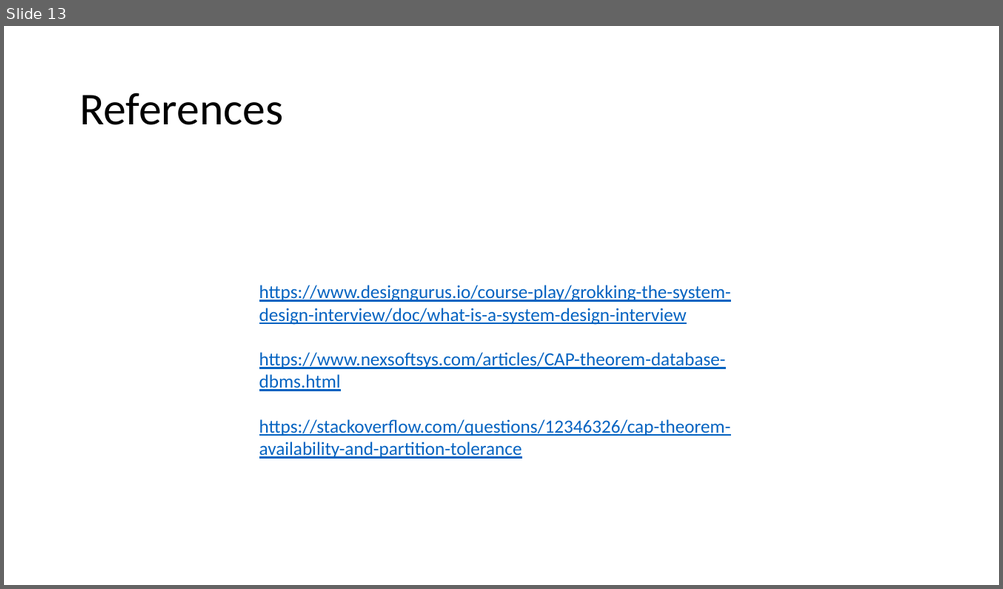
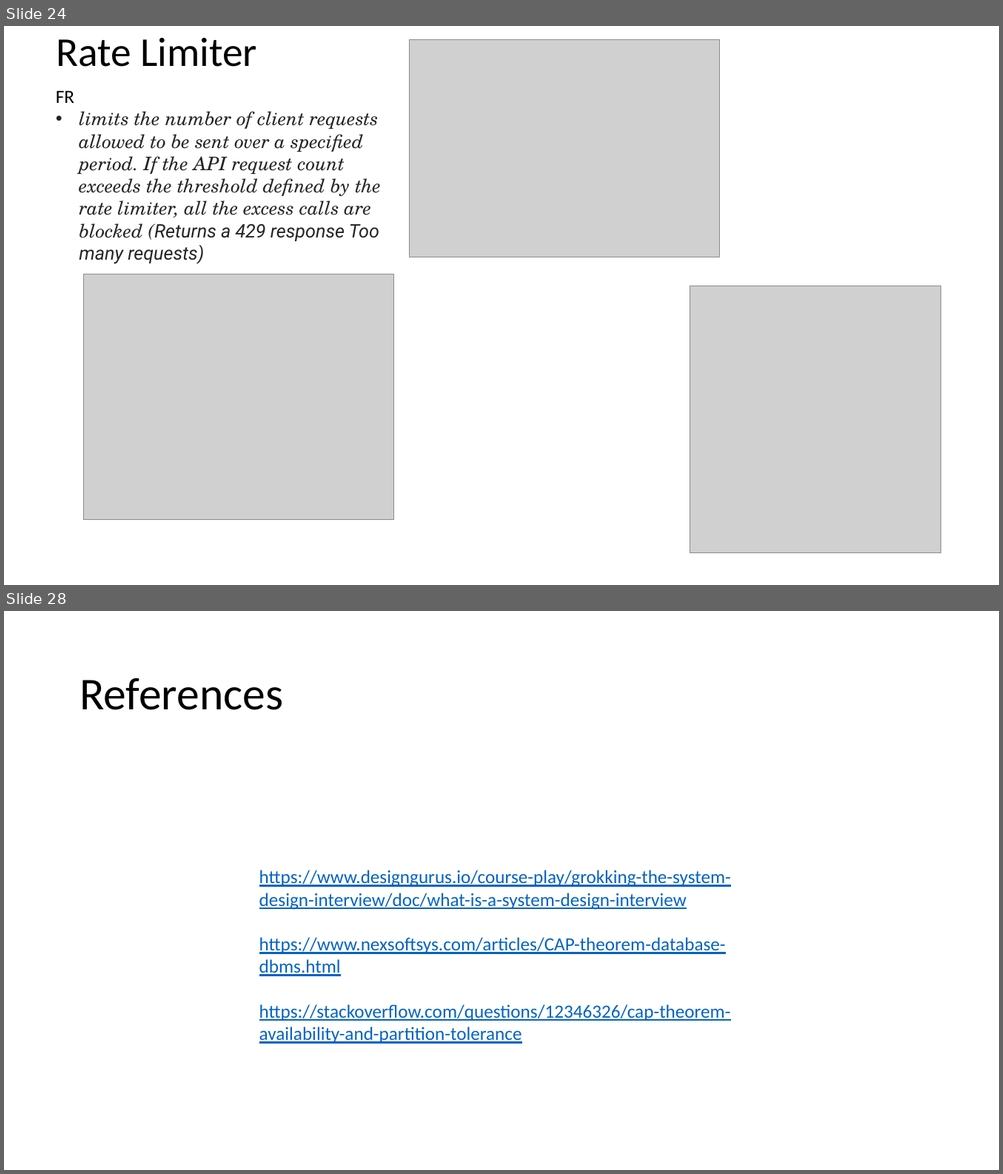
Before and after one commit to as6485/technology, a slide deck: System Design.pptx. Shown one above the other, each under a label of ours: slide 13 before the commit, slides 24 and 28 after it; the slides between them are not shown. The pictures are 1003x589 and 1003x1174 pixels, drawn with LibreOffice and Linux fonts; fonts in the diff are those of the drawing; grey boxes stand for pictures. Boxes give left, top, right and bottom in pixels: in the first picture for what was removed or moved away, otherwise in the second. Text is boxed around its words. In the diff, an @@ line names an element or a change of style, - is before the commit and + after.

```diff
--- a/System Design.pptx
+++ b/System Design.pptx
@@ slide 24 added at bbox=[4, 26, 999, 585], background #FFFFFF @@
@@ title added at bbox=[56, 38, 257, 67], 39.6 pt, text #000000 @@
+Rate Limiter
@@ picture added at bbox=[409, 40, 720, 258] @@
@@ text added at bbox=[56, 90, 381, 241], 18 pt, text #242424, italic @@
+FR
+• limits the number of client requests allowed to be sent over a specified period. If the API request count exceeds the threshold defined by the rate limiter, all the excess calls are blocked (Returns a 429 response Too many requests)
@@ picture added at bbox=[84, 274, 394, 520] @@
@@ picture added at bbox=[690, 286, 941, 554] @@
@@ what was slide 13 is now slide 28 @@
```
Also in this commit, not shown: 1 slide changed, 14 other slides added, 1 other file.
